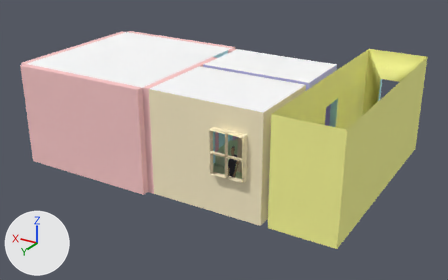
The COLLADA model assets/first_apartment_bad.dae, before and after one commit.
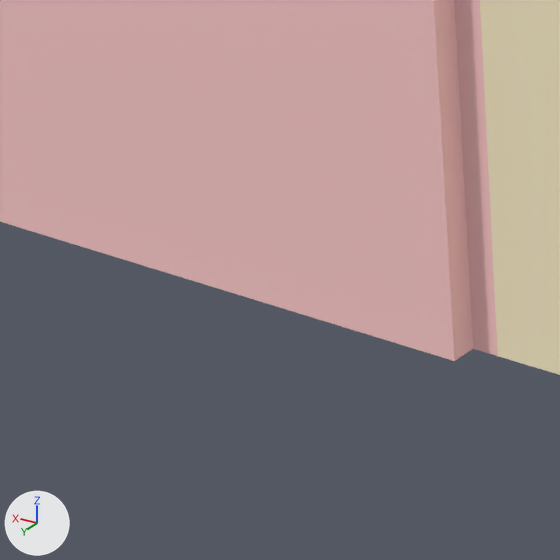
The first picture shows the older version from a 50 mm camera at (-10.77, 15.04, 8.03) aimed at (-2.03, 0.47, 0.74). The close-ups show both versions on the part from 8% to 38% of the width and 39% to 87% of the height of that picture; other places that the commit changed are outside them. The lights are fixed; the arrows at lower left show +X, +Y and +Z. Where no turn or scale is listed for an object, it has been applied to the vertices.

Objects in the first close-up: 'group_6', 'wall', 'wall.001'.
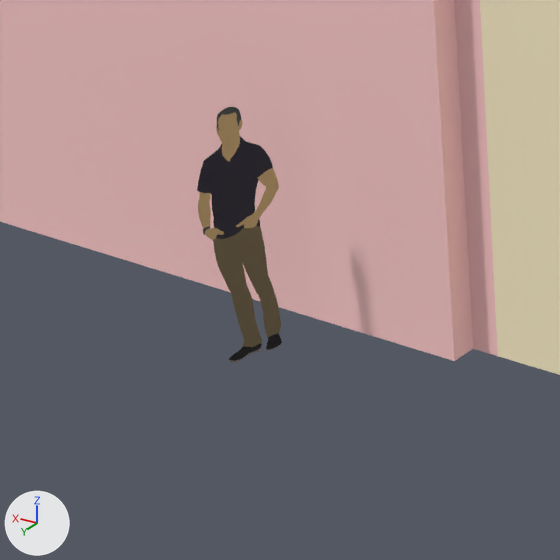
The edits, one by one:
Object 'Chris' (ob_chris) moves from (0.0211, -0.931, 0.00793) to (-0.0875, 3.889, 0.00793).
Object 'Chris' (ob_chris) turns from (0, 0, 91) to (0, 0, 72) degrees about x, y and z.

Pixel boxes (x1, y1, x2, y2) of what changed, in the close-ups (560 x 560 px):
'Chris', moved, turned (not visible before)
    after: (197, 107, 282, 363)
